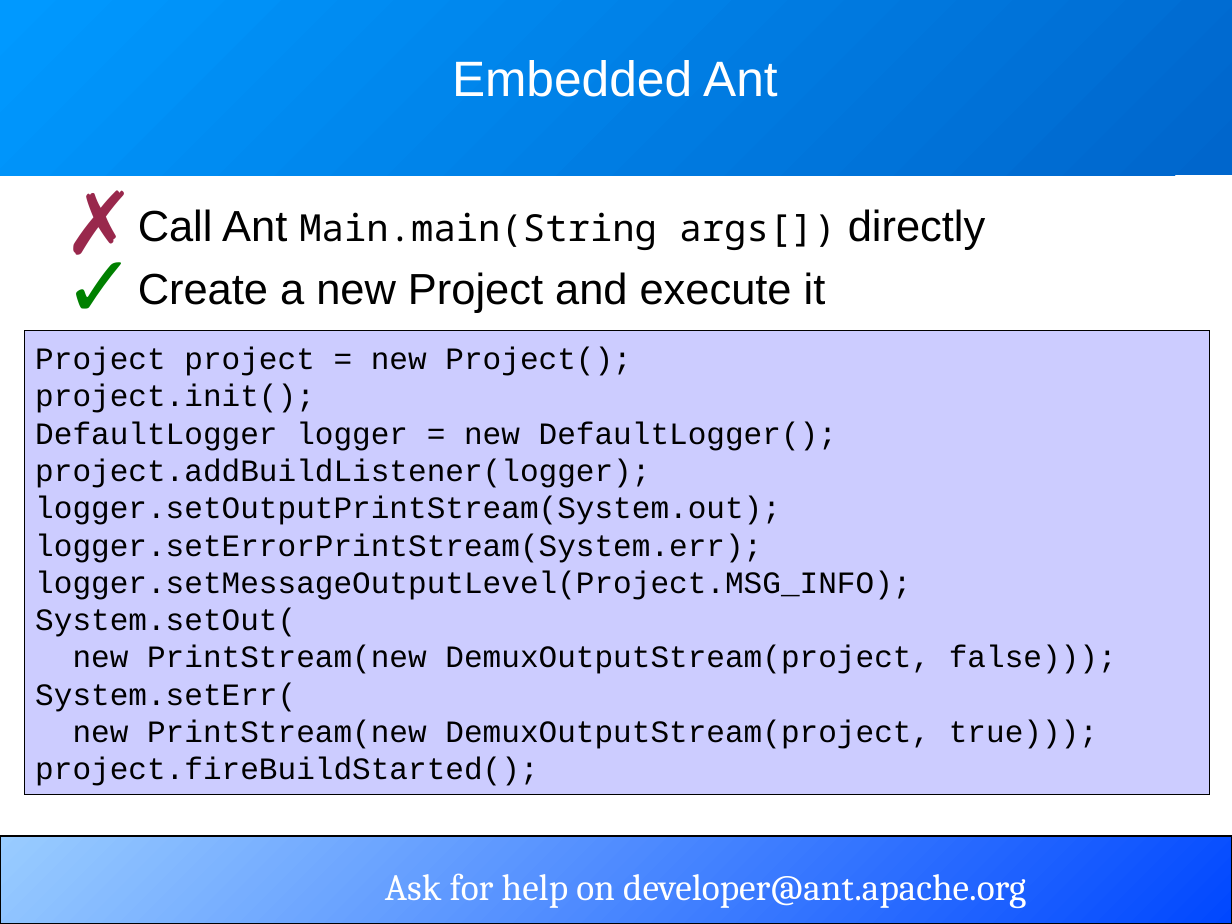
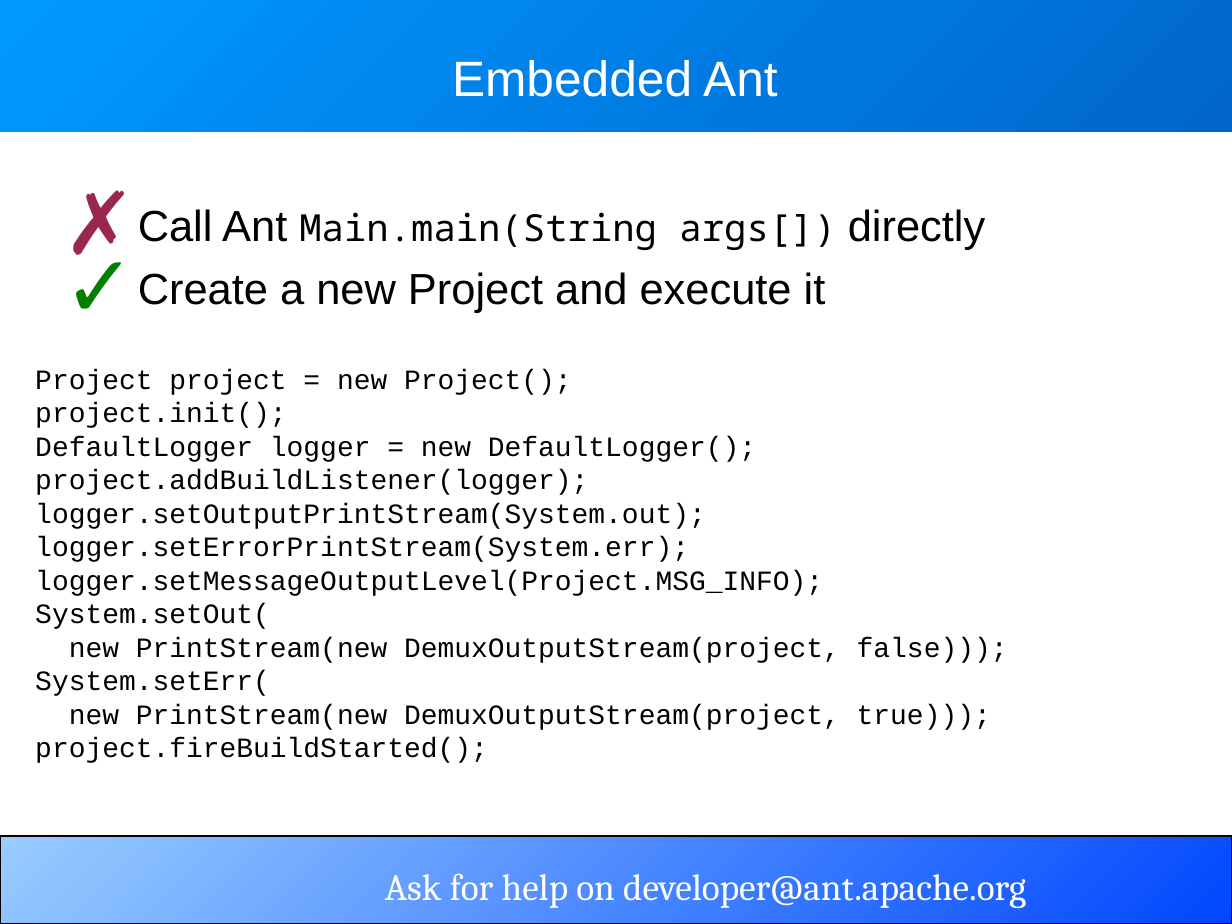
Before and after one commit to BeatrizTercero/repoSvnAnt, a slide deck: slide 17 of core/trunk/docs/slides/extending_ant.odp (slide 11 before the commit). Drawn at 1232x924 pixels with LibreOffice and Linux fonts; fonts in the diff are those of the drawing. Boxes give left, top, right and bottom in pixels: in the first picture for what was removed or moved away, otherwise in the second. Text is boxed around its words. In the diff, an @@ line names an element or a change of style, - is before the commit and + after.

```diff
--- a/core/trunk/docs/slides/extending_ant.odp
+++ b/core/trunk/docs/slides/extending_ant.odp
@@ rectangle: place and size @@
-rectangle at [0, 0, 1232, 176]
+rectangle at [0, 0, 1232, 132]
@@ text "Project project = new Project();": place and size @@
-text "Project project = new Project();" at [25, 330, 1211, 795]
+text "Project project = new Project();" at [35, 369, 1008, 763]
@@ text "Project project = new Project();" at [35, 369, 1008, 763]: size 20 to 18 pt; fill #CCCCFF to none; outline #000000 0 pt to none @@
```
Also in this commit, not shown: 9 other slides changed, 8 slides added, 2 slides removed.
